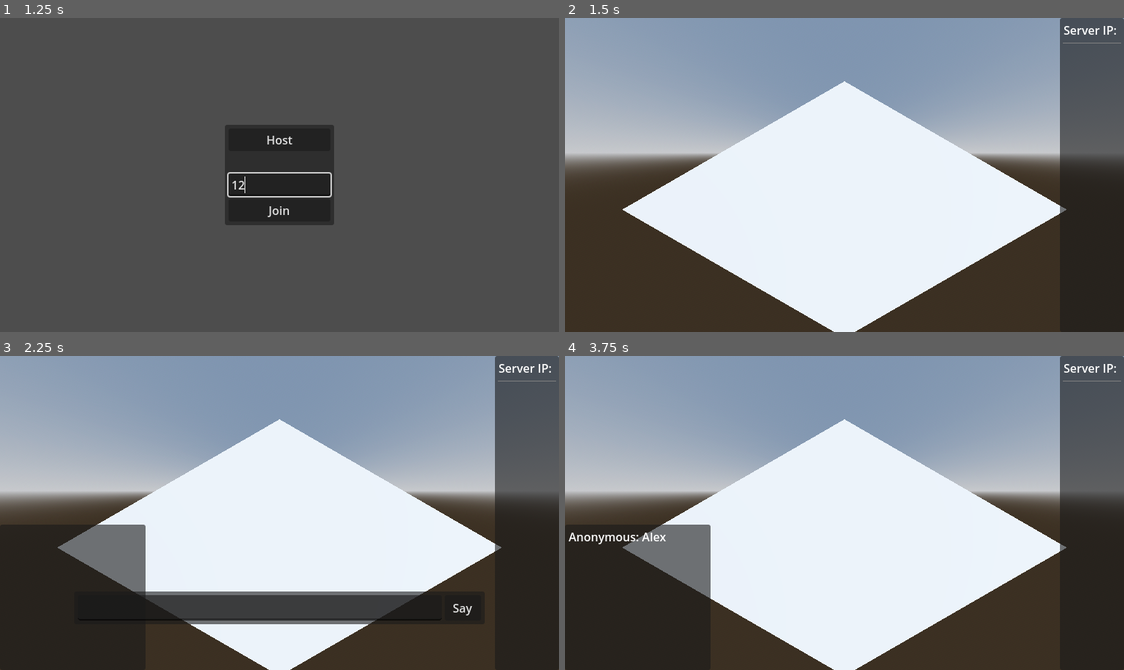
Above: before the commit, frames 1-4 (two rows, left to right).
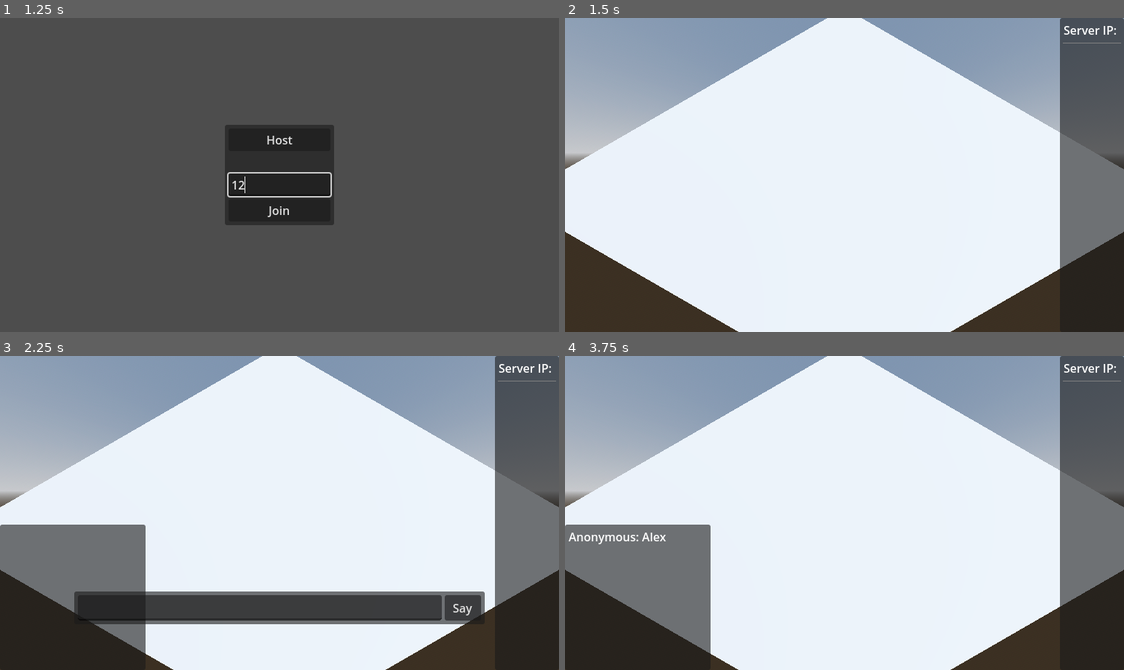
Above: after the commit, the same moments.

Repository: Linko-3D/Godot-Simple-Online-Multiplayer-Networking
Game: Godot game, scene res://main.tscn
Two runs of this game, one before a commit and one after it. Both use one fixed random seed, a clock stepped at 60 frames per second and the inputs below.
Inputs (mouse positions are in pixels of both pictures, inside the frame that each line leads up to):
- Up to frame 1 (1.25 s): click (279, 184) at 0.52 s; type "12" at 0.6 s
- Up to frame 2 (1.5 s): click "Host" at 1.25 s
- Up to frame 3 (2.25 s): tap Enter (ui_accept) at 2 s; move the mouse to (402, 497) at 2.02 s; hold D (right) from 2.03 s (still down); hold Keypad Enter from 2.03 s (still down); click (402, 497) at 2.17 s
- Up to frame 4 (3.75 s): tap Enter (ui_accept) at 2.27 s; release D (right) at 2.75 s; release Keypad Enter at 2.75 s; click (822, 607) at 2.77 s; type "Alex" at 2.85 s; click "Say" at 3.5 s

Frame 1 is identical in both runs. In frame 2, 35% of the frame differs, in the area x 0-100%, y 0-100%; in frame 3, 34%; in frame 4, 35%.

Commit message:
username

Diff:
--- a/main.gd
+++ b/main.gd
@@ -67,7 +67,6 @@
 
 	if not multiplayer.is_server():
 		%Lobby.show()
-	print("a")
 
 func _on_set_username_text_submitted(new_text: String):
 	if %EnterButton.visible:
--- a/maps/map.tscn
+++ b/maps/map.tscn
@@ -35,8 +35,8 @@
 color = Color(0.788235, 0.760784, 0.678431, 1)
 
 [node name="CSGBox3D" type="CSGBox3D" parent="."]
-transform = Transform3D(1, 0, 0, 0, 1, 0, 0, 0, 1, 0, -1.35116, 0)
+transform = Transform3D(1, 0, 0, 0, 1, 0, 0, 0, 1, 0, -1, 0)
 use_collision = true
-size = Vector3(10, 0.001, 10)
+size = Vector3(15, 0.001, 15)
 
 [node name="RootCameraIso" parent="." instance=ExtResource("1_3prr4")]
--- a/player/player.gd
+++ b/player/player.gd
@@ -30,6 +30,8 @@
 
 func _physics_process(delta):
 	if not is_multiplayer_authority(): return
+
+	%Username.text = GLOBAL.username
 
 	if not is_on_floor():
 		velocity.y -= gravity * delta
--- a/player/player.tscn
+++ b/player/player.tscn
@@ -24,9 +24,21 @@
 properties/2/path = NodePath("LandingAnimation/Camera3D:rotation")
 properties/2/spawn = true
 properties/2/replication_mode = 1
+properties/3/path = NodePath("Username:text")
+properties/3/spawn = true
+properties/3/replication_mode = 1
 
 [node name="Player" type="CharacterBody3D"]
 script = ExtResource("1_c2o3v")
+
+[node name="Username" type="Label3D" parent="."]
+unique_name_in_owner = true
+transform = Transform3D(1, 0, 0, 0, 1, 0, 0, 0, 1, 0, 1.5, 0)
+pixel_size = 0.001
+billboard = 1
+fixed_size = true
+text = "Anonymous"
+uppercase = true
 
 [node name="CollisionShape3d" type="CollisionShape3D" parent="."]
 shape = SubResource("CapsuleShape3D_x2txe")
